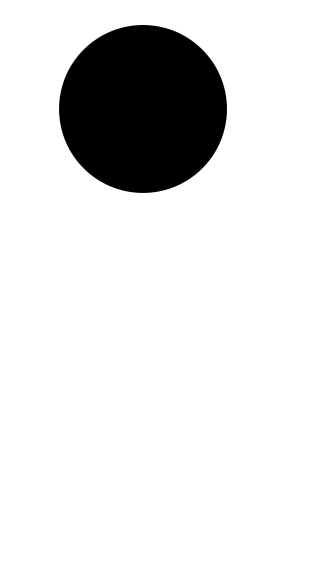
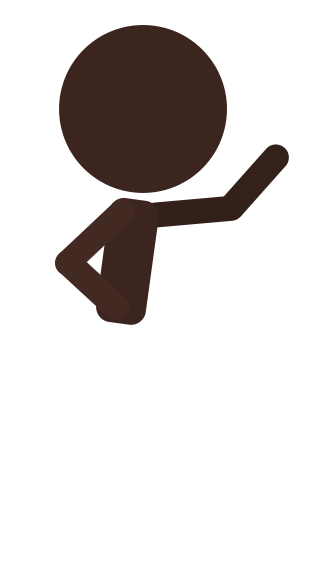
Layers edited between the first and the second 314px x 563px image:
moved "head" above "lowerArmFront", painted on it over [59, 25, 227, 193]
showed "lowerArmFront", painted on it over [55, 198, 136, 276]
showed "upperArmFront", painted on it over [55, 249, 130, 320]
showed "torso", moved it above "lowerArmBack", painted on it over [96, 198, 159, 325]
showed "lowerArmBack", painted on it over [143, 195, 244, 228]
showed "upperArmBack", painted on it over [219, 144, 289, 219]
